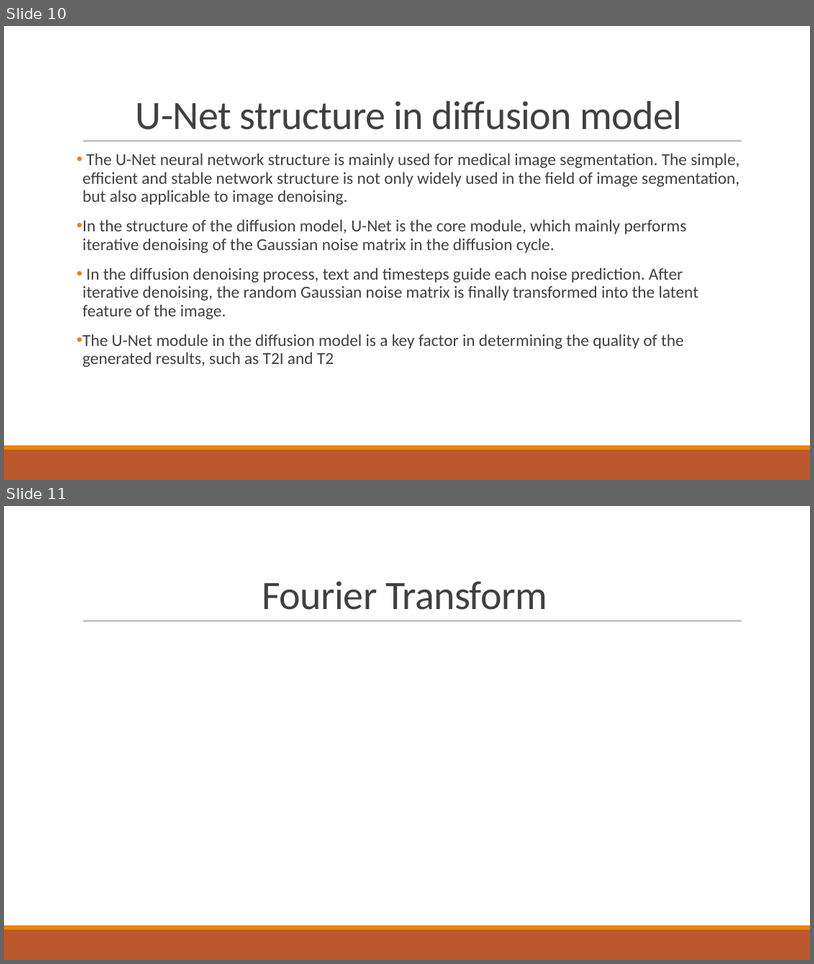
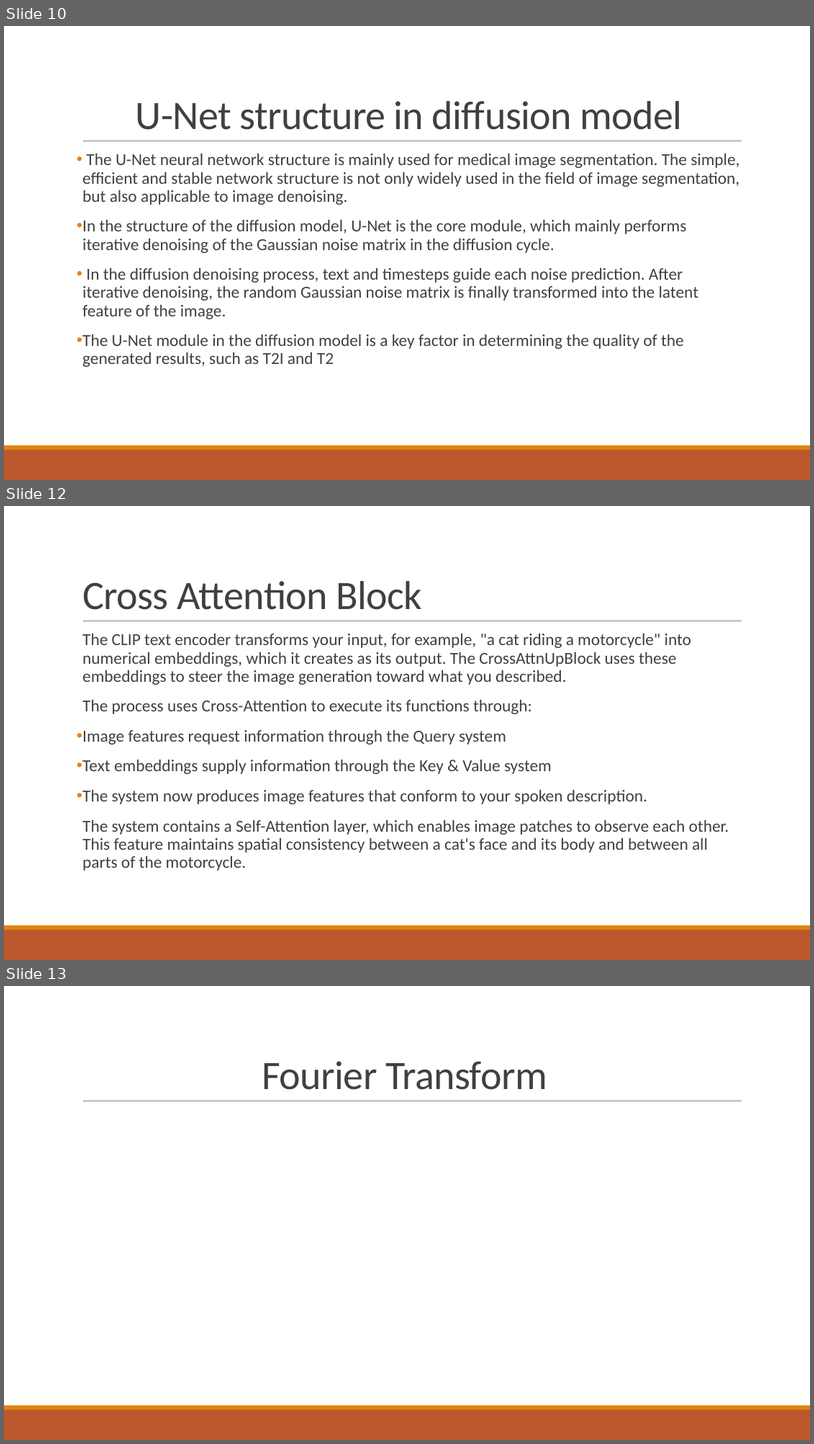
Before and after one commit to mithulpranav24/D13_MFC4_DMFFT, a slide deck: docs/Presentation.pptx. Shown one above the other, each under a label of ours: slides 10 and 11 before the commit, slides 10, 12 and 13 after it; the slides between them are not shown. The pictures are 814x964 and 814x1444 pixels, drawn with LibreOffice and Linux fonts; fonts in the diff are those of the drawing; grey boxes stand for pictures. Boxes give left, top, right and bottom in pixels: in the first picture for what was removed or moved away, otherwise in the second. Text is boxed around its words. In the diff, an @@ line names an element or a change of style, - is before the commit and + after.

```diff
--- a/docs/Presentation.pptx
+++ b/docs/Presentation.pptx
@@ slide 12 added at (4, 506, 810, 960), background #FFFFFF; not listed: 3 template elements that a slide beside it also shows @@
@@ title added at (82, 581, 422, 610), 48 pt, text #404040 @@
+Cross Attention Block
@@ text added at (82, 633, 730, 870), 20 pt, text #404040 @@
+  The CLIP text encoder transforms your input, for example, "a cat riding a motorcycle" into numerical embeddings, which it creates as its output. The CrossAttnUpBlock uses these embeddings to steer the image generation toward what you described.
+  The process uses Cross-Attention to execute its functions through:
+• Image features request information through the Query system
+• Text embeddings supply information through the Key & Value system
+• The system now produces image features that conform to your spoken description.
+  The system contains a Self-Attention layer, which enables image patches to observe each other. This feature maintains spatial consistency between a cat's face and its body and between all parts of the motorcycle.
@@ what was slide 11 is now slide 13 @@
```
Also in this commit, not shown: 1 slide changed, 12 other slides added, 8 slides removed.
